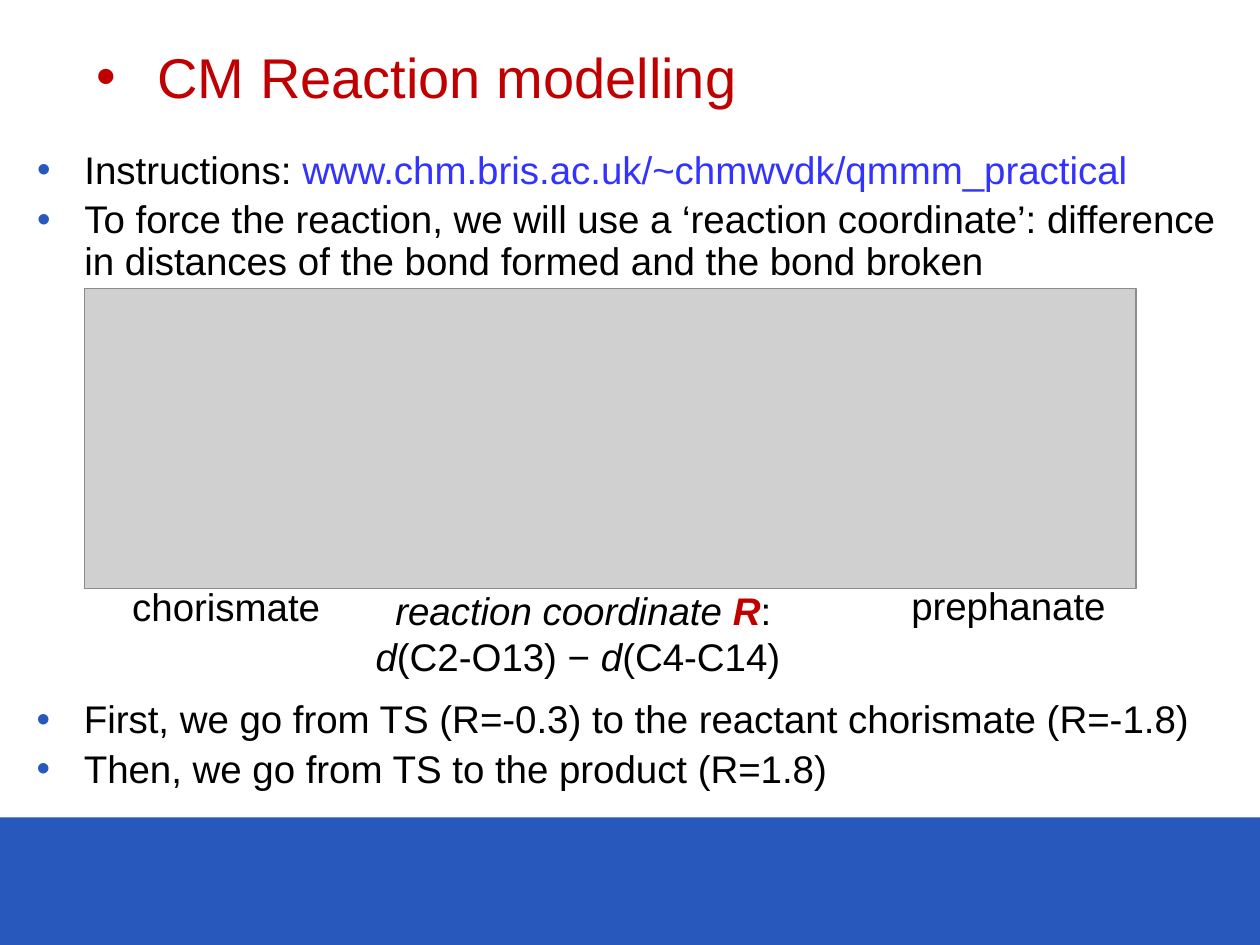
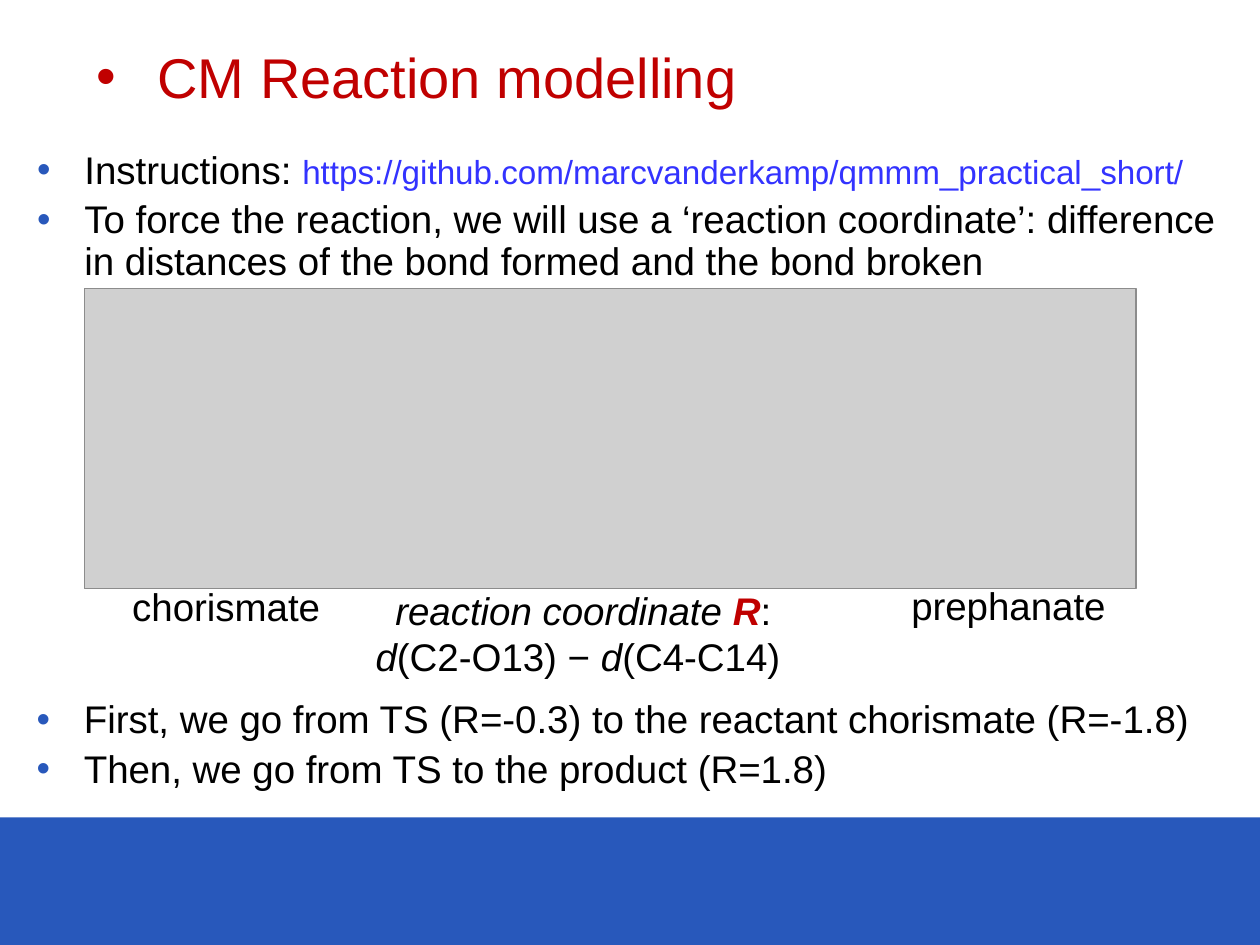
Before and after one commit to marcvanderkamp/qmmm_practical_short, a slide deck: slide 10 of qmmm1.pptx. Drawn at 1260x945 pixels with LibreOffice and Linux fonts; fonts in the diff are those of the drawing; grey boxes stand for pictures; background and template pictures are left out. Boxes give left, top, right and bottom in pixels: in the first picture for what was removed or moved away, otherwise in the second. Text is boxed around its words. In the diff, an @@ line names an element or a change of style, - is before the commit and + after.

```diff
--- a/qmmm1.pptx
+++ b/qmmm1.pptx
@@ text at (x1=84, y1=156, x2=1183, y2=190): text changed; size 22 to 19 pt @@
-• Instructions: www.chm.bris.ac.uk/~chmwvdk/qmmm_practical
+• Instructions: https://github.com/marcvanderkamp/qmmm_practical_short/
```
Also in this commit, not shown: 2 other slides changed, 24 other files.
